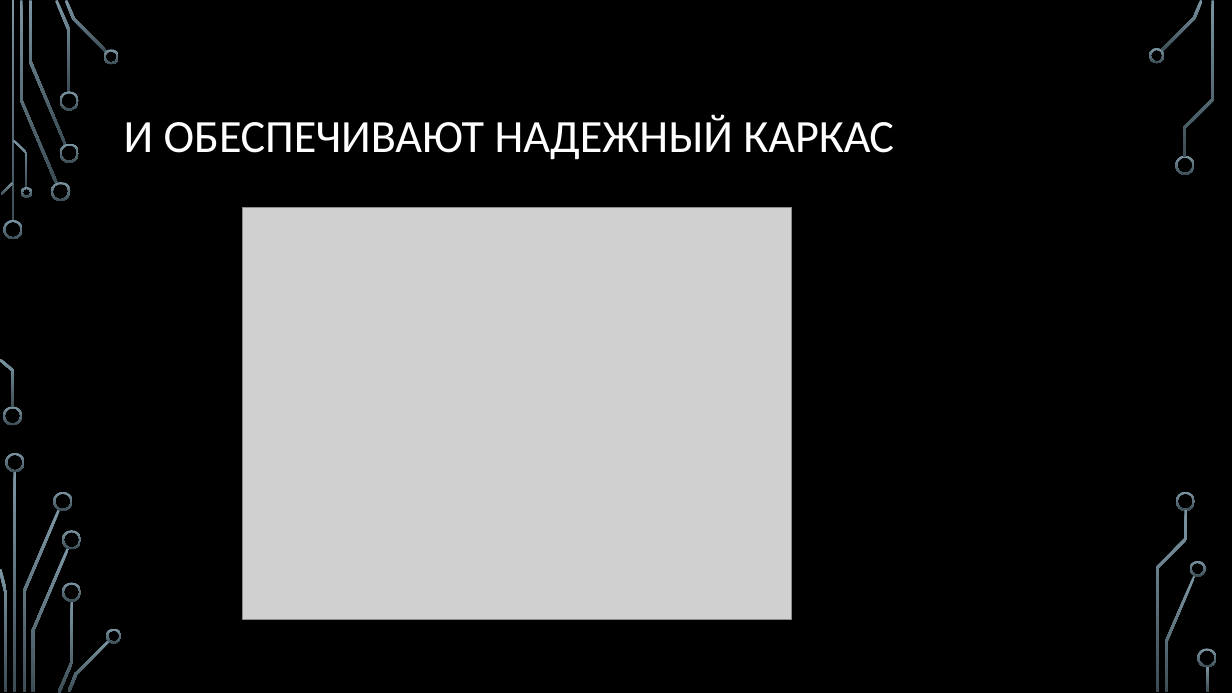
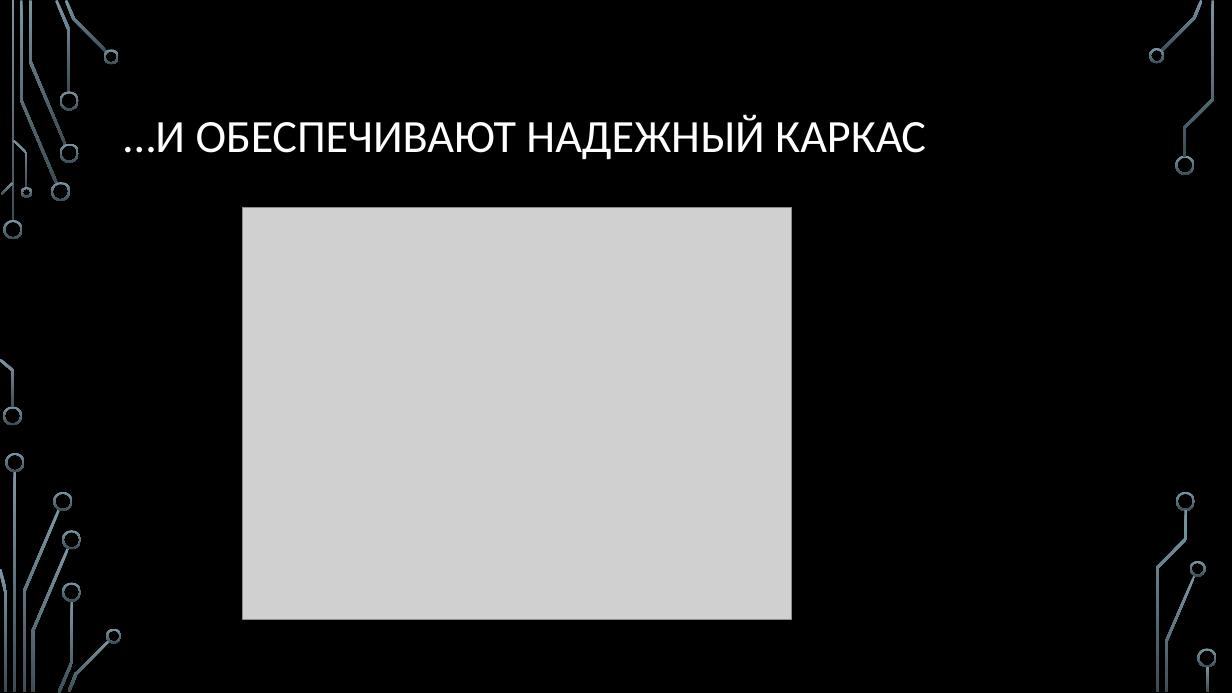
Before and after one commit to sergeyryskulov/Presentations, a slide deck: slide 5 of 04. Юнит тесты/Юнит тесты.pptx (slide 8 before the commit). Drawn at 1232x693 pixels with LibreOffice and Linux fonts; fonts in the diff are those of the drawing; grey boxes stand for pictures; background and template pictures are left out. Boxes give left, top, right and bottom in pixels: in the first picture for what was removed or moved away, otherwise in the second. Text is boxed around its words. In the diff, an @@ line names an element or a change of style, - is before the commit and + after.

```diff
--- a/04. Юнит тесты/Юнит тесты.pptx
+++ b/04. Юнит тесты/Юнит тесты.pptx
@@ title at <box>124,114,926,160</box>: text changed @@
-И ОБЕСПЕЧИВАЮТ НАДЕЖНЫЙ КАРКАС
+…И ОБЕСПЕЧИВАЮТ НАДЕЖНЫЙ КАРКАС
```
Also in this commit, not shown: 2 other slides changed, 3 slides removed, 21 other files.
